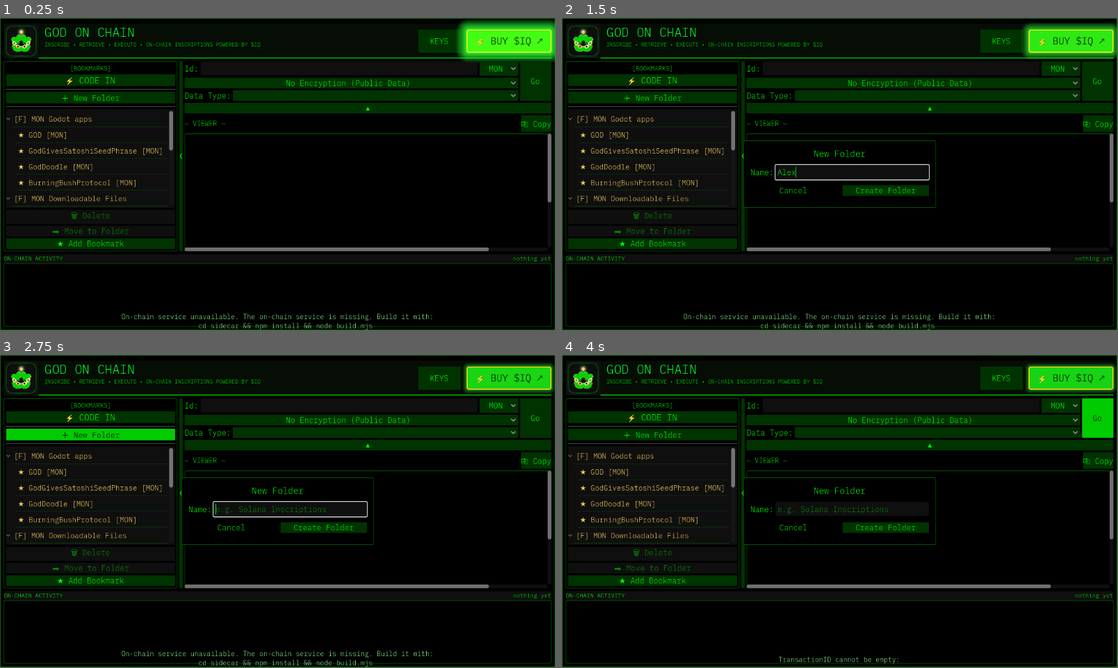
Above: before the commit, frames 1-4 (two rows, left to right).
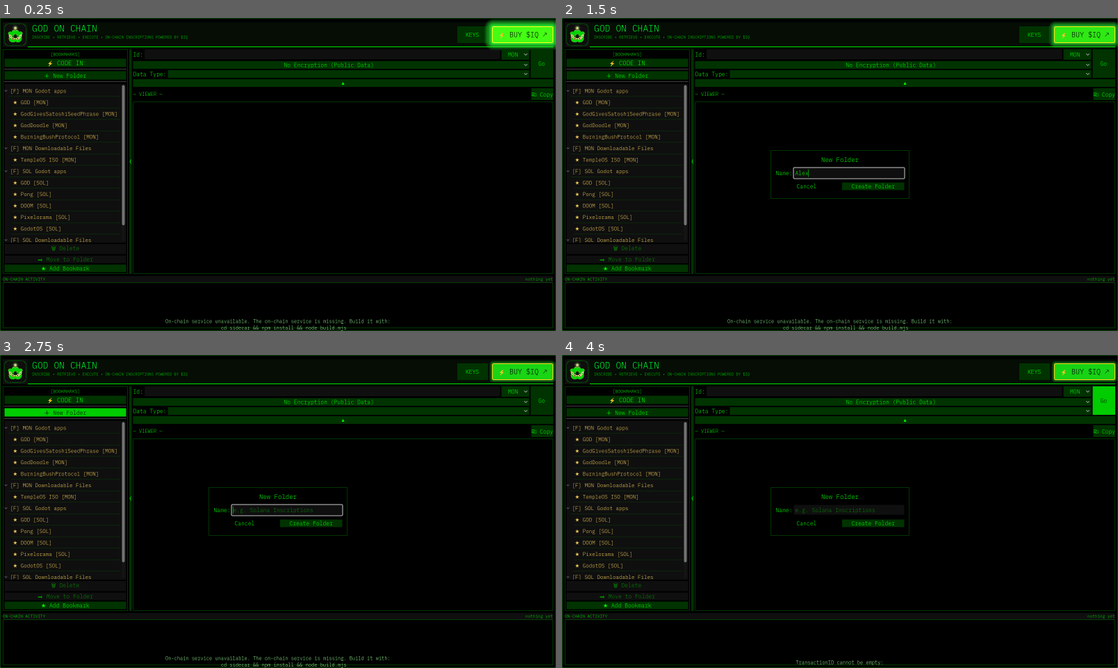
Above: after the commit, the same moments.

Repository: KingTerry-IQ/GodOnChain
Game: Godot game, scene res://Scenes/UI/browser_ui.tscn
The game is run twice, just before and just after one commit, with the same random seed, the same clock (stepped at 60 frames per second) and the same inputs.
Inputs (mouse positions are in pixels of both pictures, inside the frame that each line leads up to):
- Up to frame 1 (0.25 s): no input
- Up to frame 2 (1.5 s): click "＋ New Folder" at 0.5 s; click (851, 171) at 1.27 s; type "Alex" at 1.35 s
- Up to frame 3 (2.75 s): click "＋ New Folder" at 2 s
- Up to frame 4 (4 s): click "Go" at 2.75 s; click "Go" at 3.5 s
In our replay, the window is 799x449 before the commit and 800x450 after it. These sizes can differ from the game's own. Grey fills any space a smaller window leaves; there, only what the larger window draws over its background counts as a difference.

The runs differ from the first frame. In frame 1, 24% of the frame differs, in the area x 0-100%, y 0-100%; in frame 2, 25%; in frame 3, 25%; in frame 4, 24%.

Commit message:
0.1.1
IQ SOL sdk upgraded

Diff:
--- a/project.godot
+++ b/project.godot
@@ -15,10 +15,16 @@
 [application]
 
 config/name="GodOnChain"
+config/version="0.1.1"
 config/tags=PackedStringArray("real")
 run/main_scene="uid://c7qba01j8nb2h"
 config/features=PackedStringArray("4.7", "GL Compatibility")
 config/icon="res://Assets/icon.png"
+
+[display]
+
+window/size/viewport_width=1600
+window/size/viewport_height=900
 
 [editor_plugins]
 
Not shown, changed: sidecar/package-lock.json
Not shown, changed: sidecar/package.json
Not shown, changed: sidecar/server.ts
